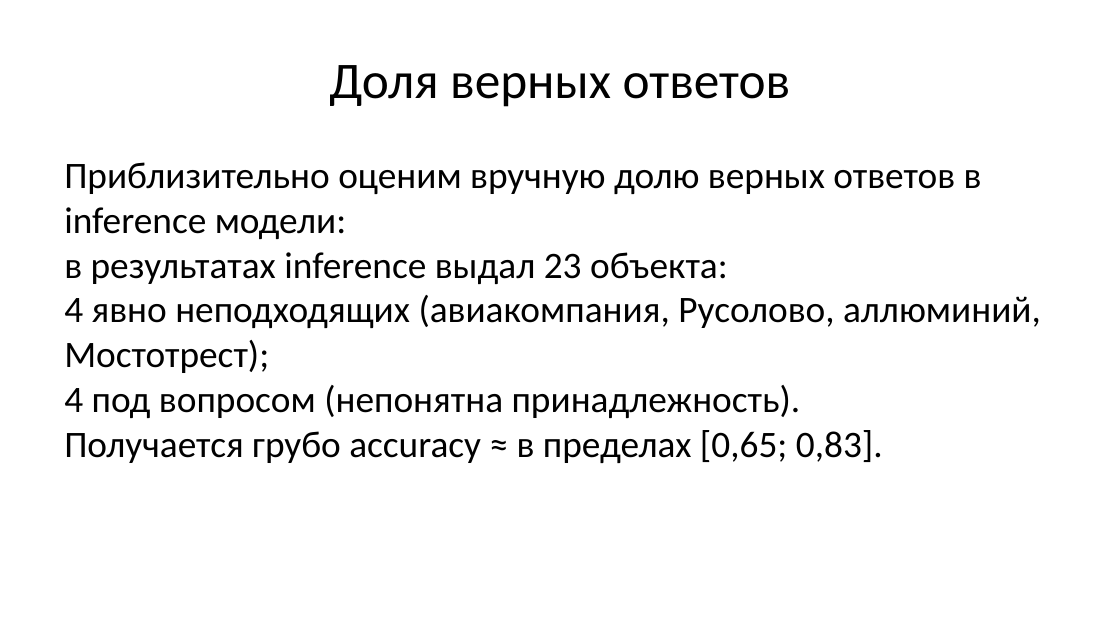
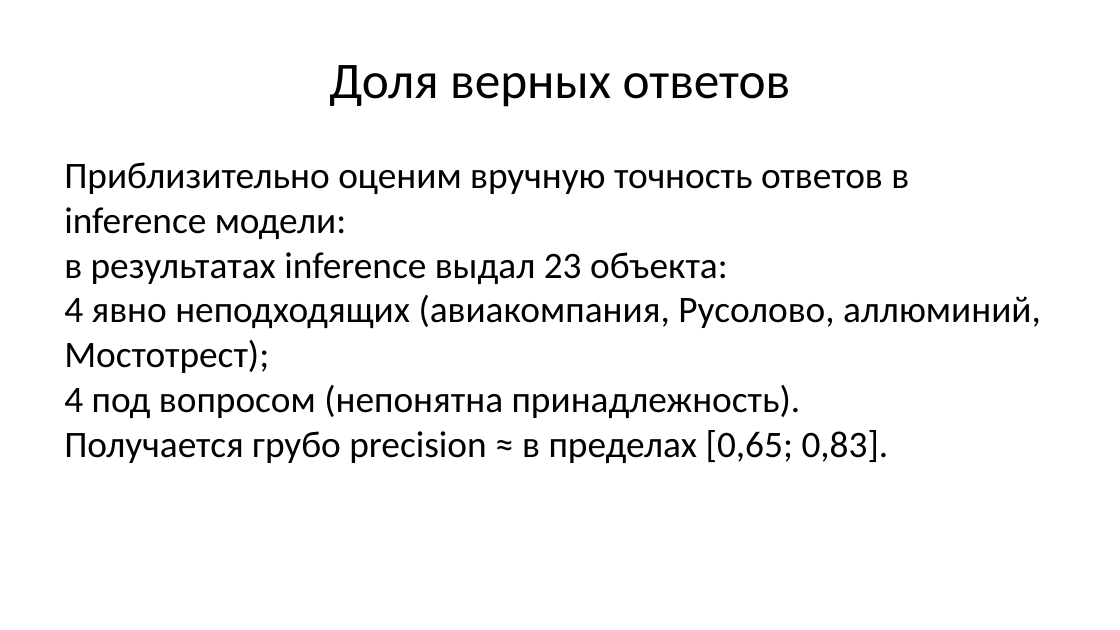
Before and after one commit to Charles-Wi/OtusML, a slide deck: slide 4 of Diploma/User cases при использовании моделей.pptx. Drawn at 1120x630 pixels with LibreOffice and Linux fonts; fonts in the diff are those of the drawing. Boxes give left, top, right and bottom in pixels: in the first picture for what was removed or moved away, otherwise in the second. Text is boxed around its words. In the diff, an @@ line names an element or a change of style, - is before the commit and + after.

```diff
--- a/Diploma/User cases при использовании моделей.pptx
+++ b/Diploma/User cases при использовании моделей.pptx
@@ text at [64, 162, 909, 239]: text changed @@
-Приблизительно оценим вручную долю верных ответов в inference модели:
+Приблизительно оценим вручную точность ответов в inference модели:
@@ text at [64, 430, 889, 463]: text changed @@
-Получается грубо accuracy ≈ в пределах [0,65; 0,83].
+Получается грубо precision ≈ в пределах [0,65; 0,83].
```
Also in this commit, not shown: 3 other slides changed, 3 other files.
